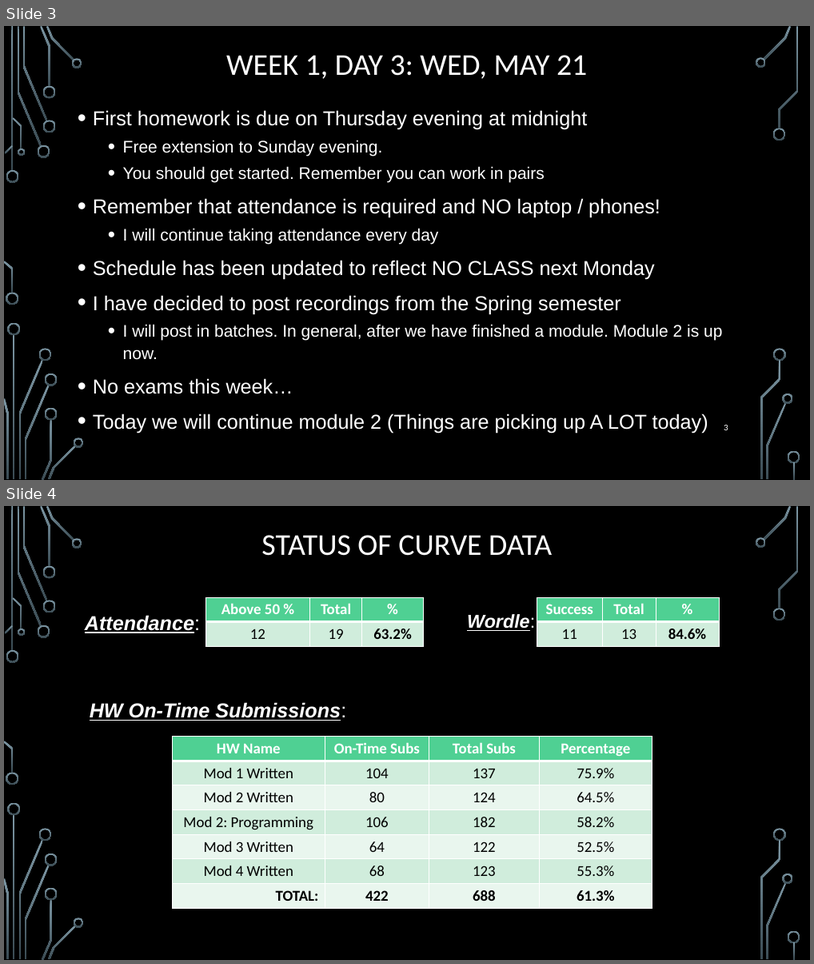
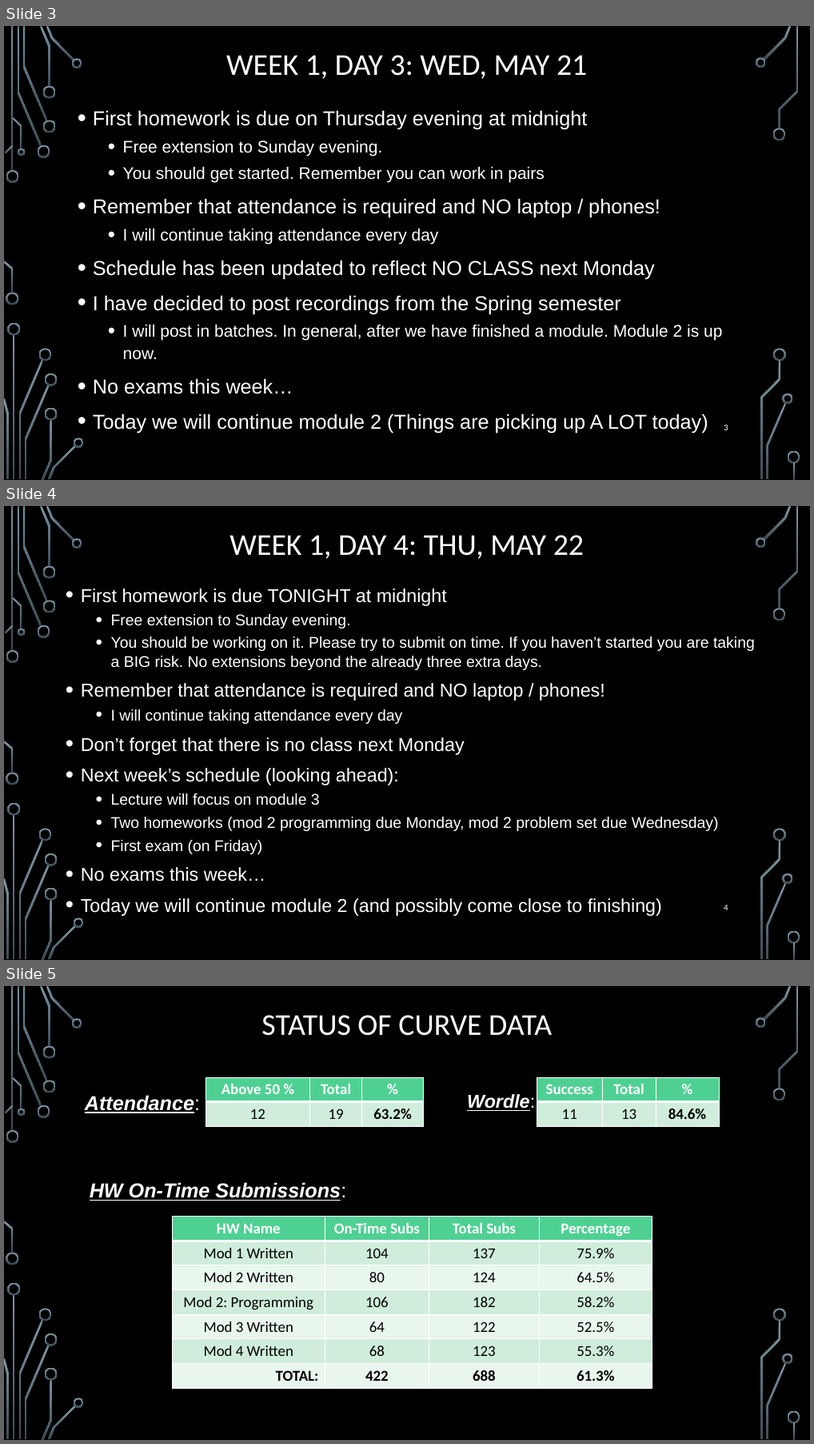
Before and after one commit to markfloryan/dmt2, a slide deck: slides/00-DailyAnnouncements.pptx. Shown one above the other, each under a label of ours: slides 3 and 4 before the commit, slides 3, 4 and 5 after it. The pictures are 814x964 and 814x1444 pixels, drawn with LibreOffice and Linux fonts; fonts in the diff are those of the drawing; background and template pictures are left out. Boxes give left, top, right and bottom in pixels: in the first picture for what was removed or moved away, otherwise in the second. Text is boxed around its words. In the diff, an @@ line names an element or a change of style, - is before the commit and + after.

```diff
--- a/slides/00-DailyAnnouncements.pptx
+++ b/slides/00-DailyAnnouncements.pptx
@@ slide 4 added at <box>4,506,810,960</box>, background picture (left out); not listed: 36 template elements that a slide beside it also shows @@
@@ title added at <box>230,535,584,559</box>, 36 pt, text #FFFFFF @@
+WEEK 1, DAY 4: THU, MAY 22
@@ text added at <box>81,588,755,916</box>, 18.5 pt, text #FFFFFF @@
+• First homework is due TONIGHT at midnight
+  • Free extension to Sunday evening.
+  • You should be working on it. Please try to submit on time. If you haven’t started you are taking a BIG risk. No extensions beyond the already three extra days.
+• Remember that attendance is required and NO laptop / phones!
+  • I will continue taking attendance every day
+• Don’t forget that there is no class next Monday
+• Next week’s schedule (looking ahead):
+  • Lecture will focus on module 3
+  • Two homeworks (mod 2 programming due Monday, mod 2 problem set due Wednesday)
+  • First exam (on Friday)
+• No exams this week…
+• Today we will continue module 2 (and possibly come close to finishing)
@@ page number added at <box>724,904,729,910</box>, 10.5 pt, text #FFFFFF @@
+4
@@ what was slide 4 is now slide 5 @@
```
Also in this commit, not shown: 1 other file.
